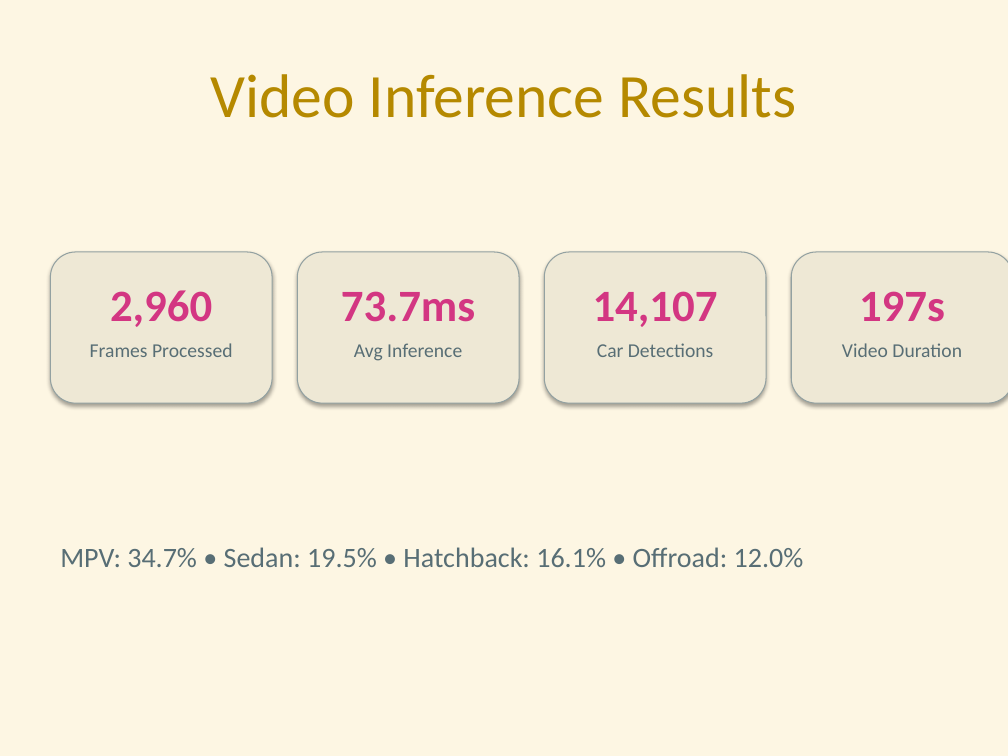
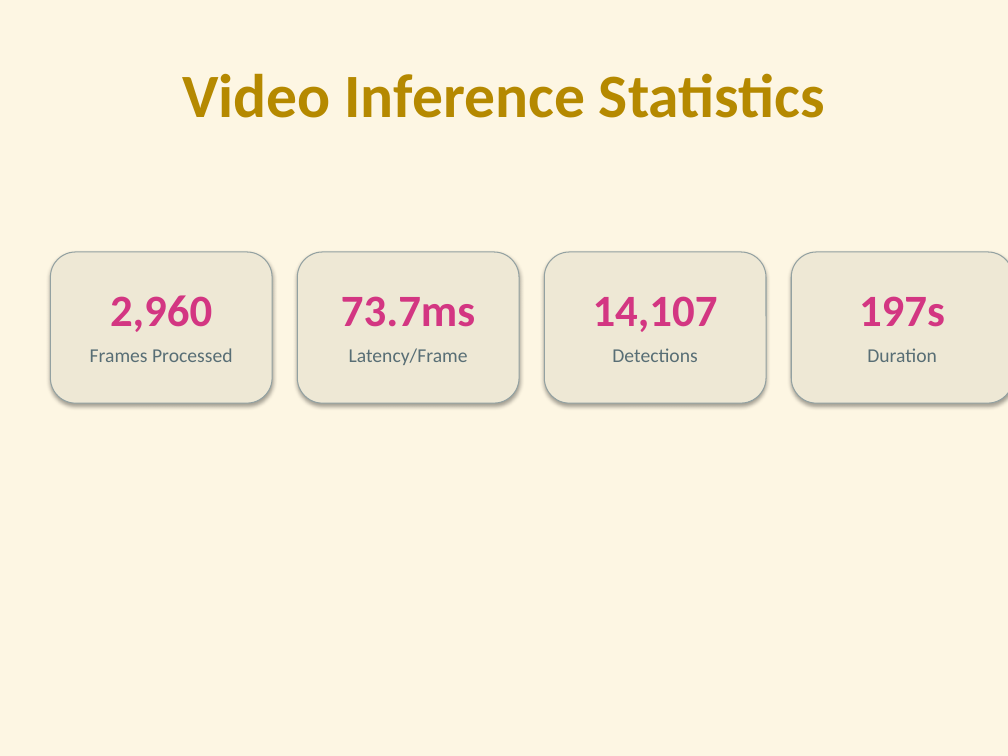
Before and after one commit to HyzenTech/car-retrieval-system, a slide deck: slide 9 of presentation.pptx. Drawn at 1008x756 pixels with LibreOffice and Linux fonts; fonts in the diff are those of the drawing. Boxes give left, top, right and bottom in pixels: in the first picture for what was removed or moved away, otherwise in the second. Text is boxed around its words. In the diff, an @@ line names an element or a change of style, - is before the commit and + after.

```diff
--- a/presentation.pptx
+++ b/presentation.pptx
@@ title at [182,73,825,118]: text changed; bold on @@
-Video Inference Results
+Video Inference Statistics
@@ 5 texts: place and size @@
-5 texts at [90,290,945,357]
+5 texts at [90,295,945,362]
@@ text at [349,348,468,365]: text changed @@
-Avg Inference
+Latency/Frame
@@ text at [612,348,697,362]: text changed @@
-Car Detections
+Detections
@@ text at [867,348,937,362]: text changed @@
-Video Duration
+Duration
@@ text removed at [60,547,804,567] @@
-MPV: 34.7% • Sedan: 19.5% • Hatchback: 16.1% • Offroad: 12.0%
```
Also in this commit, not shown: 6 other slides changed, 3 slides added, 4 slides removed, 1 other file.
